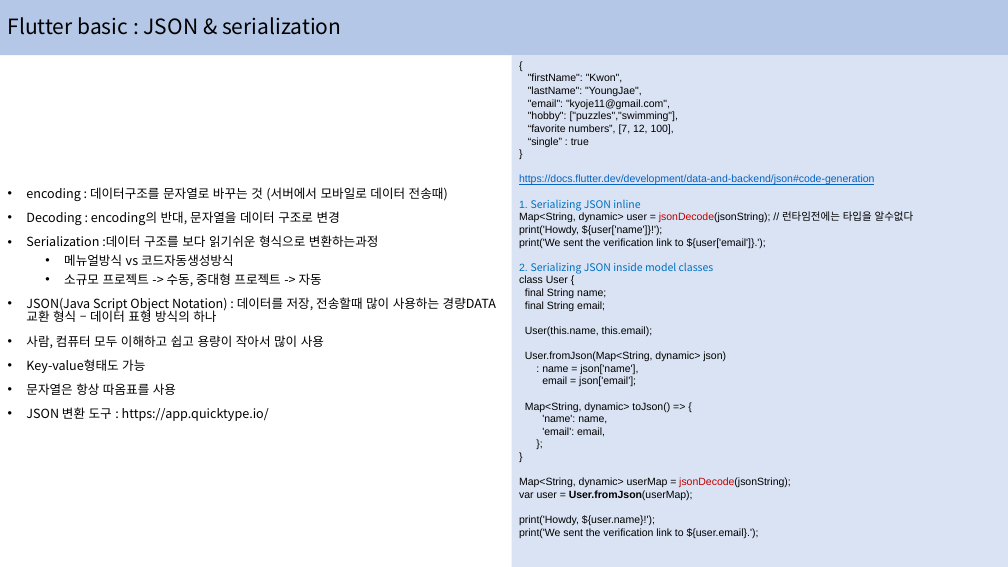
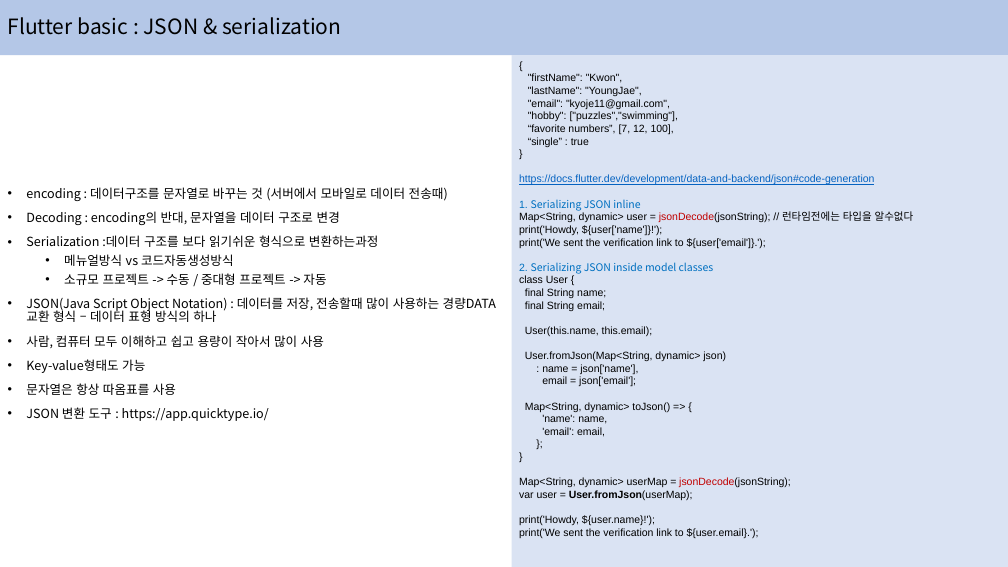
Before and after one commit to hongjaikim/lecture, a slide deck: slide 36 of flutter/Google_Flutter_-2.pptx (slide 31 before the commit). Drawn at 1008x567 pixels with LibreOffice and Linux fonts; fonts in the diff are those of the drawing. Boxes give left, top, right and bottom in pixels: in the first picture for what was removed or moved away, otherwise in the second. Text is boxed around its words. In the diff, an @@ line names an element or a change of style, - is before the commit and + after.

```diff
--- a/flutter/Google_Flutter_-2.pptx
+++ b/flutter/Google_Flutter_-2.pptx
@@ text at bbox=[64, 273, 326, 285]: text changed @@
-  • 소규모 프로젝트 -> 수동, 중대형 프로젝트 -> 자동
+  • 소규모 프로젝트 -> 수동 / 중대형 프로젝트 -> 자동
```
Also in this commit, not shown: 25 other slides changed, 6 slides added, 3 other files.
